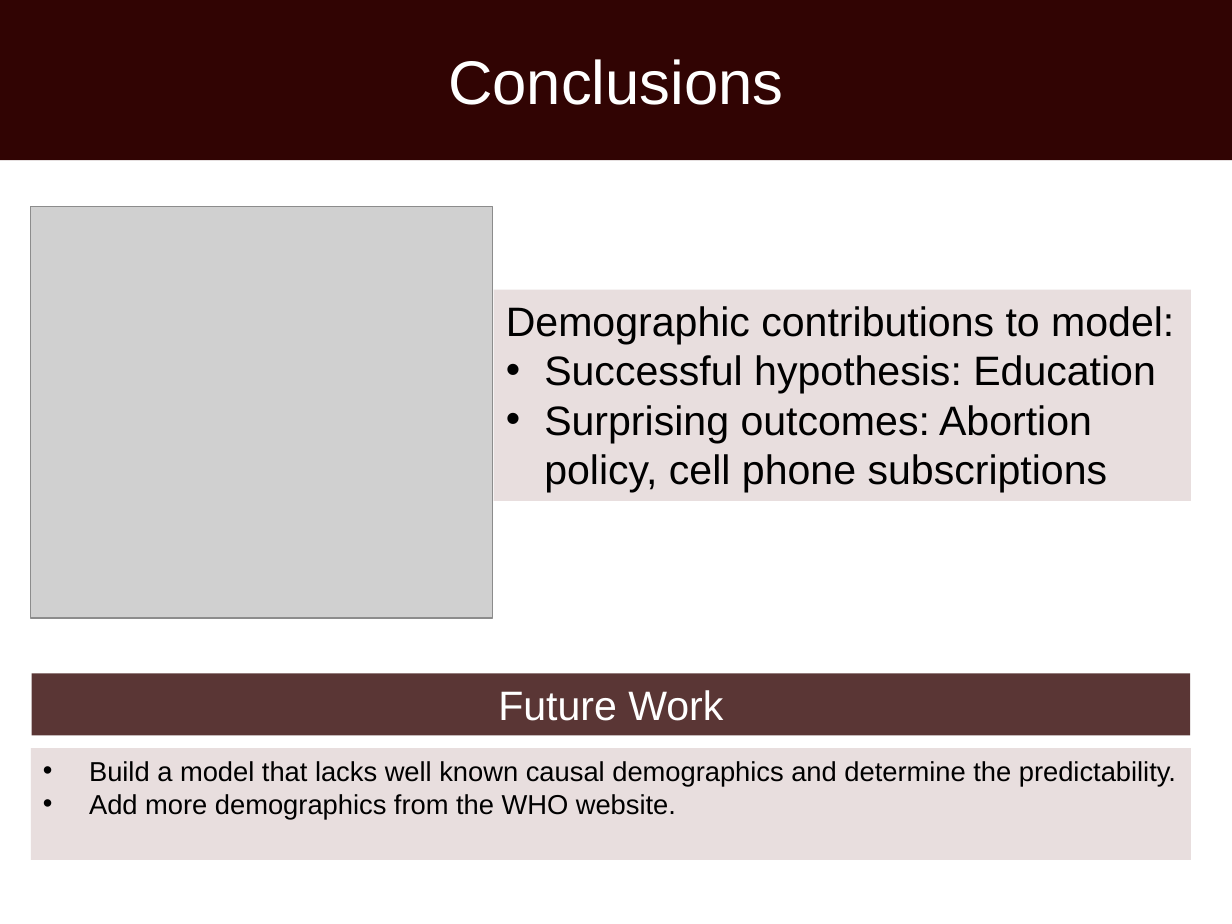
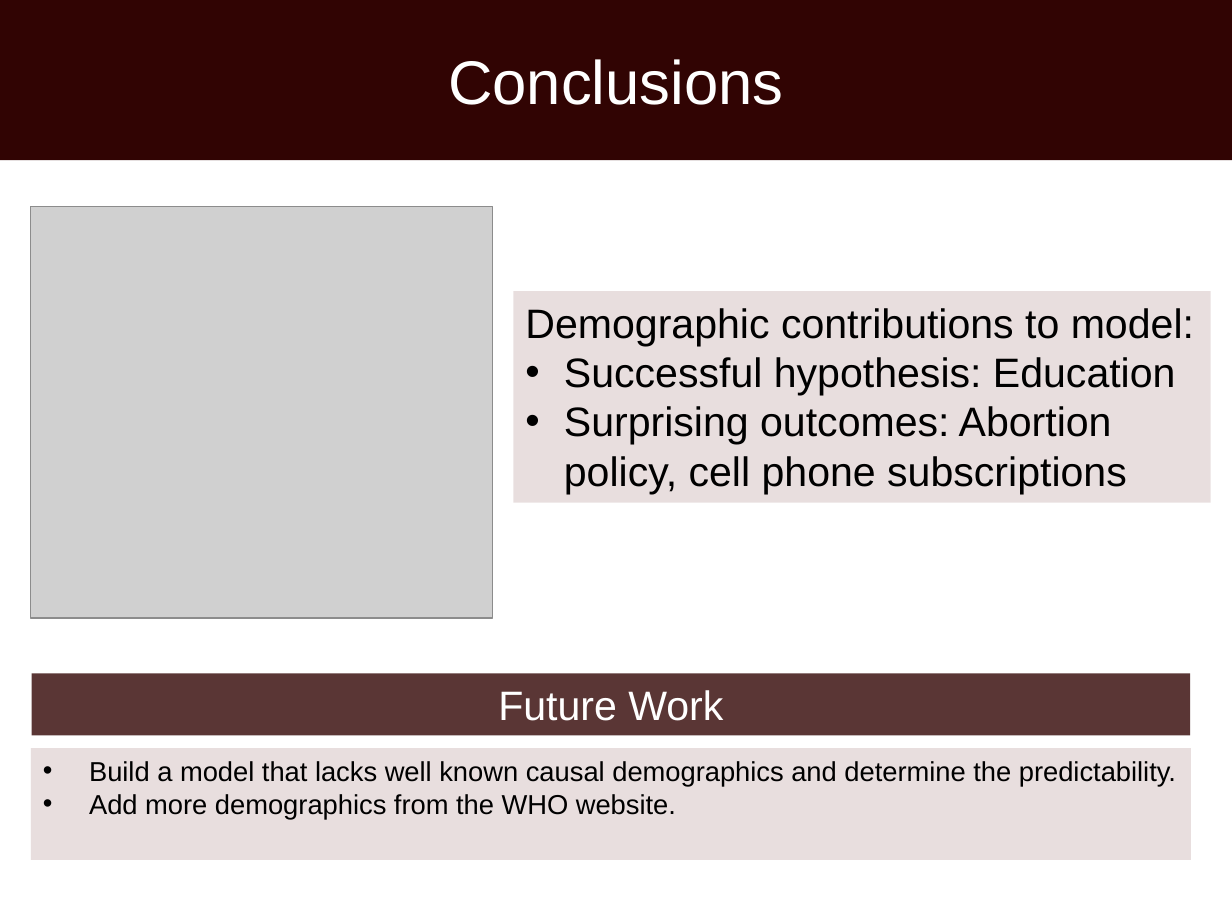
Before and after one commit to minire/GADataScience, a slide deck: slide 8 of project/Final Presentation 112916.pptx. Drawn at 1232x924 pixels with LibreOffice and Linux fonts; fonts in the diff are those of the drawing; grey boxes stand for pictures. Boxes give left, top, right and bottom in pixels: in the first picture for what was removed or moved away, otherwise in the second. Text is boxed around its words. In the diff, an @@ line names an element or a change of style, - is before the commit and + after.

```diff
--- a/project/Final Presentation 112916.pptx
+++ b/project/Final Presentation 112916.pptx
@@ rectangle "Demographic contributions to model:": place and size @@
-rectangle "Demographic contributions to model:" at (494, 290, 1191, 501)
+rectangle "Demographic contributions to model:" at (514, 291, 1211, 503)
```
Also in this commit, not shown: 5 other slides changed, 2 other files.
